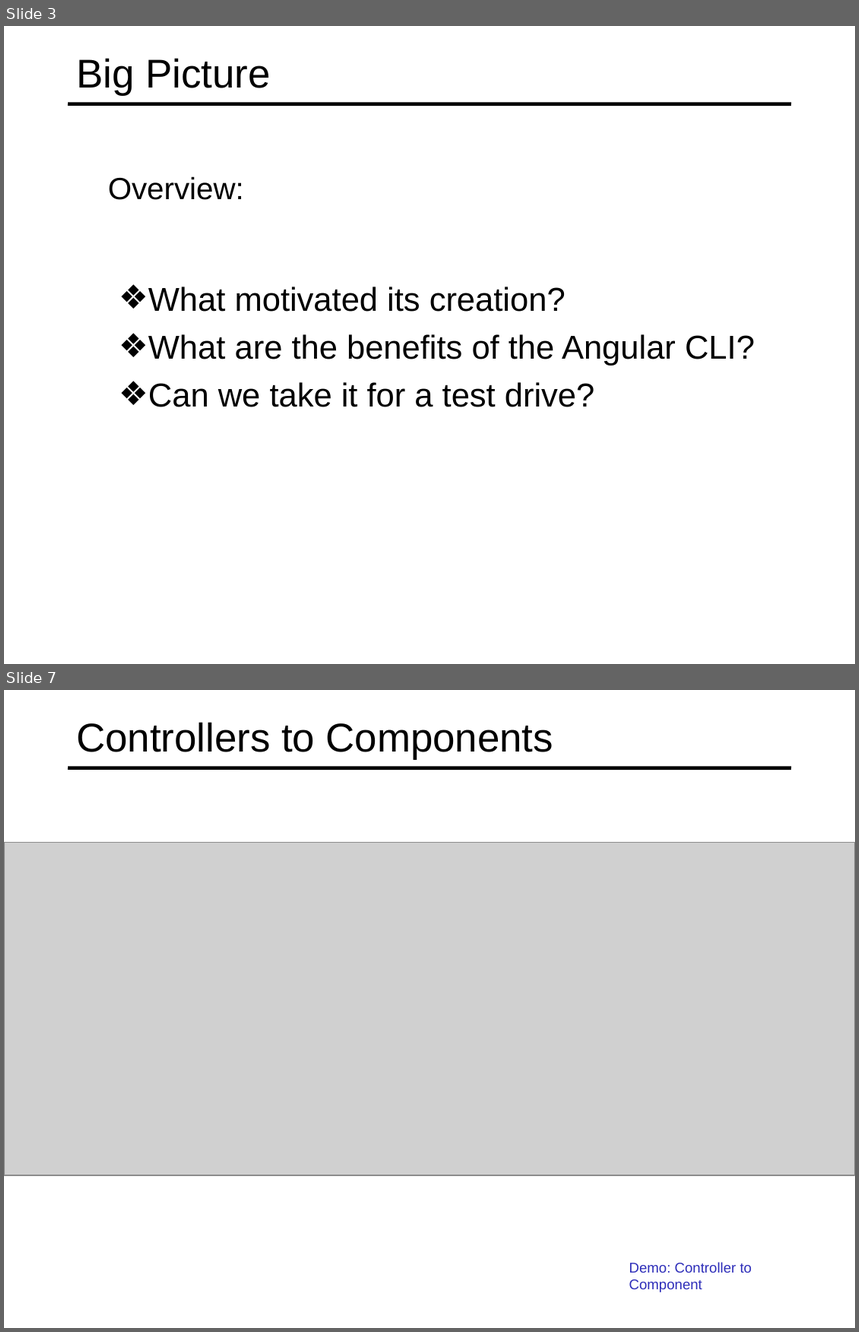
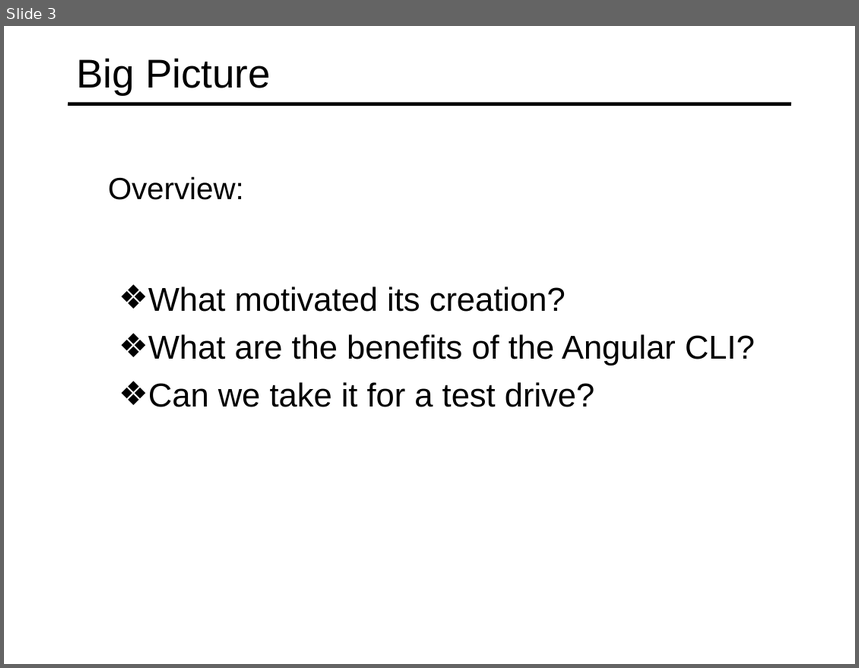
Before and after one commit to specter01wj/Jago_Link_Training, a slide deck: Angular/Angular7/Angular CLI/1.Overview/L1_Overview.ppt. Shown one above the other, each under a label of ours: slides 3 and 7 before the commit, slide 3 after it; the slides between them are not shown. The pictures are 859x1332 and 859x668 pixels, drawn with LibreOffice and Linux fonts; fonts in the diff are those of the drawing; grey boxes stand for pictures. Boxes give left, top, right and bottom in pixels: in the first picture for what was removed or moved away, otherwise in the second. Text is boxed around its words. In the diff, an @@ line names an element or a change of style, - is before the commit and + after.

```diff
--- a/Angular/Angular7/Angular CLI/1.Overview/L1_Overview.ppt
+++ b/Angular/Angular7/Angular CLI/1.Overview/L1_Overview.ppt
@@ slide 7 removed at box(4, 690, 855, 1328), background #FFFFFF; not listed: 1 template element that a slide beside it also shows @@
@@ title removed at box(76, 722, 553, 760) @@
-Controllers to Components
@@ picture removed at box(4, 842, 855, 1175) @@
@@ text removed at box(629, 1262, 753, 1293) @@
-  Demo: Controller to Component
```
Also in this commit, not shown: 6 slides added, 18 other slides removed.
